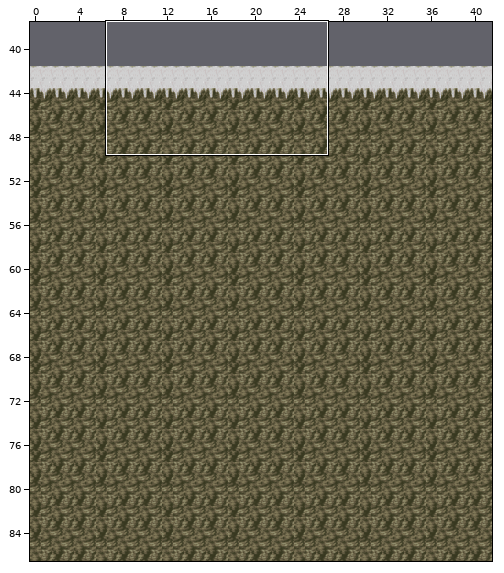
Tiled map, stored at maps/northmountains_2.tmx. The first picture is a wide view before the edit; the outline marks the close-up.
Close-up. Before the commit:
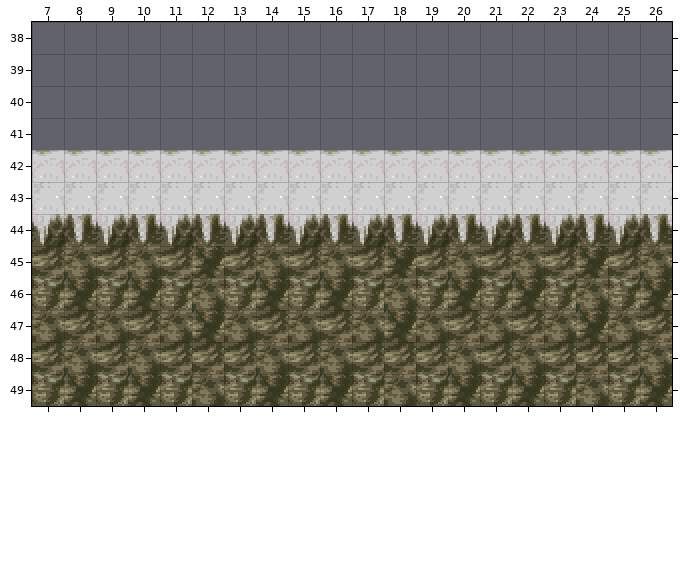
Cells are 32x32 px. Shown: x 7..26, y 38..49. The commit also changed other parts of the map, which this record leaves out.
Now the later version:
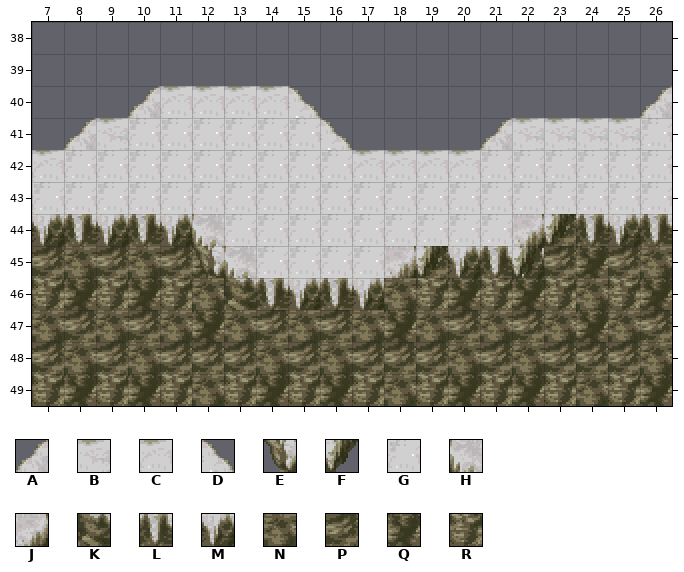
Key: from "forest2": A 190, B 191, C 194, D 195, E 197, F 198, G 261, H 328, J 333, K 467, L 468, M 469, N 537, P 538, Q 606, R 607.
_ is an empty cell.
Edits made:
Layer "ground3":
Tile R gives way to one hidden under a higher layer in row 46 at x 13.
The edit adds tile A in row 40 at x 10 and 26; in row 41 at x 8 and 21.
The edit adds tile B in row 41 at x 9 and 22 to 25.
The edit adds tile C in row 40 at x 11 to 14.
The edit adds tile D in row 40 at x 15; in row 41 at x 16.
Tile C gives way to tile G in row 42 at x 8 to 16 and 21 to 26.
Tile L gives way to tile G in row 44 at x 14, 16, 18 and 20.
Tile M gives way to tile G in row 44 at x 13, 15, 17, 19 and 21.
Tile N gives way to tile G in row 45 at x 14 and 16.
Tile P gives way to tile G in row 45 at x 15 and 17.
The edit adds tile G in row 41 at x 10 to 15 and 26.
Tile L gives way to tile H in row 44 at x 12.
Tile P gives way to tile H in row 45 at x 13.
Tile L gives way to tile J in row 44 at x 22.
Tile Q gives way to tile J in row 45 at x 18.
Tile P gives way to tile L in row 45 at x 21.
Tile Q gives way to tile L in row 46 at x 16.
Tile N gives way to tile M in row 45 at x 22.
Tile R gives way to tile M in row 46 at x 17.
Tile M gives way to tile P in row 44 at x 23.
Layer "ladder3":
The edit adds tile E in row 45 at x 12.
The edit adds tile F in row 44 at x 23; in row 45 at x 19 and 22.
The edit adds tile K in row 46 at x 13.
The edit adds tile L in row 46 at x 14.
The edit adds tile M in row 45 at x 20; in row 46 at x 15.
Pixel boxes of the changes (left, top, right, bottom) in both close-ups:
changed: (64, 86, 352, 166)
changed: (480, 86, 672, 166)
changed: (192, 214, 576, 310)
